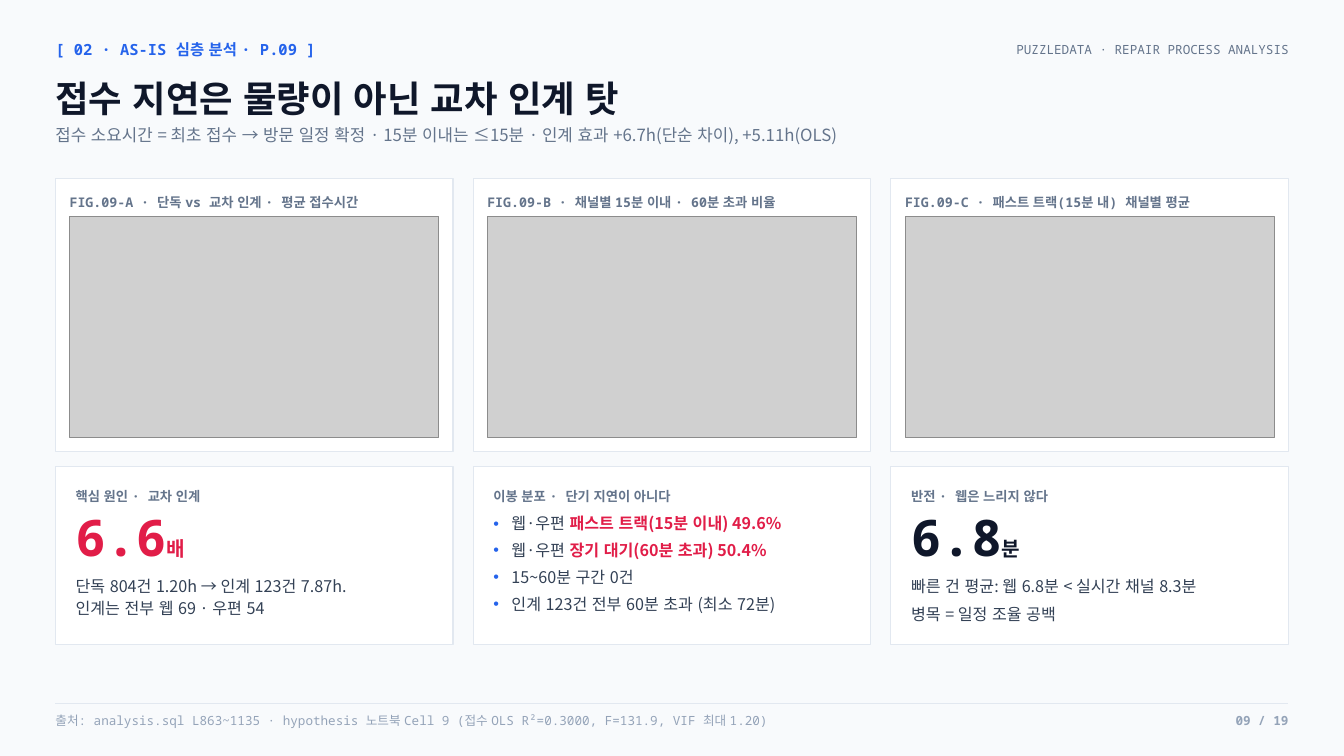
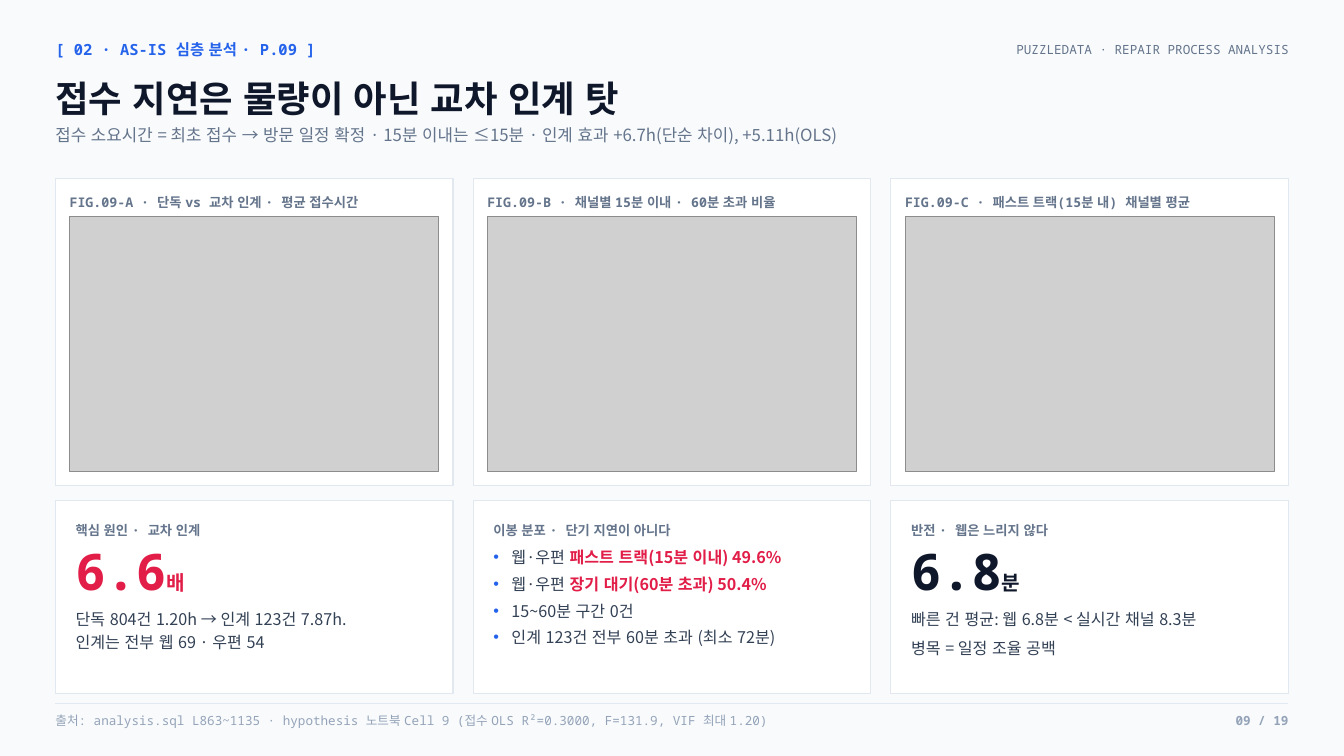
Before and after one commit to nus1245/puzzle_data, a slide deck: slide 9 of outputs/pptx/puzzledata_repair_report.pptx. Drawn at 1344x756 pixels with LibreOffice and Linux fonts; fonts in the diff are those of the drawing; grey boxes stand for pictures. Boxes give left, top, right and bottom in pixels: in the first picture for what was removed or moved away, otherwise in the second. Text is boxed around its words. In the diff, an @@ line names an element or a change of style, - is before the commit and + after.

```diff
--- a/outputs/pptx/puzzledata_repair_report.pptx
+++ b/outputs/pptx/puzzledata_repair_report.pptx
@@ rectangle: place and size @@
-rectangle at [55, 178, 453, 452]
+rectangle at [55, 178, 453, 486]
@@ rectangle: place and size @@
-rectangle at [473, 178, 870, 452]
+rectangle at [473, 178, 870, 486]
@@ rectangle: place and size @@
-rectangle at [891, 178, 1289, 452]
+rectangle at [891, 178, 1289, 486]
@@ picture: place and size @@
-picture at [70, 216, 439, 438]
+picture at [70, 216, 439, 471]
@@ picture: place and size @@
-picture at [487, 216, 856, 438]
+picture at [487, 216, 856, 471]
@@ picture: place and size @@
-picture at [905, 216, 1274, 438]
+picture at [905, 216, 1274, 471]
@@ rectangle: place and size @@
-rectangle at [55, 467, 453, 644]
+rectangle at [55, 501, 453, 694]
@@ rectangle: place and size @@
-rectangle at [473, 467, 870, 644]
+rectangle at [473, 501, 870, 694]
@@ rectangle: place and size @@
-rectangle at [891, 467, 1289, 644]
+rectangle at [891, 501, 1289, 694]
@@ 9 texts: place and size @@
-9 texts at [76, 490, 1196, 622]
+9 texts at [76, 524, 1196, 656]
```
Also in this commit, not shown: 5 other slides changed, 11 other files.
